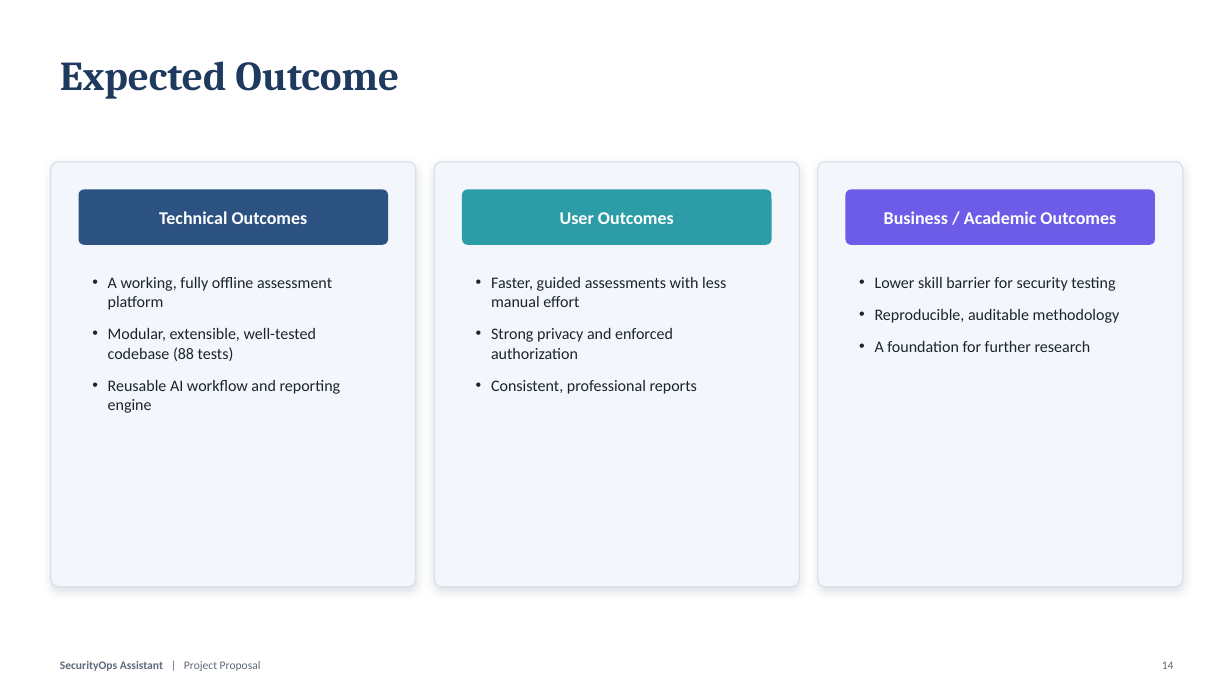
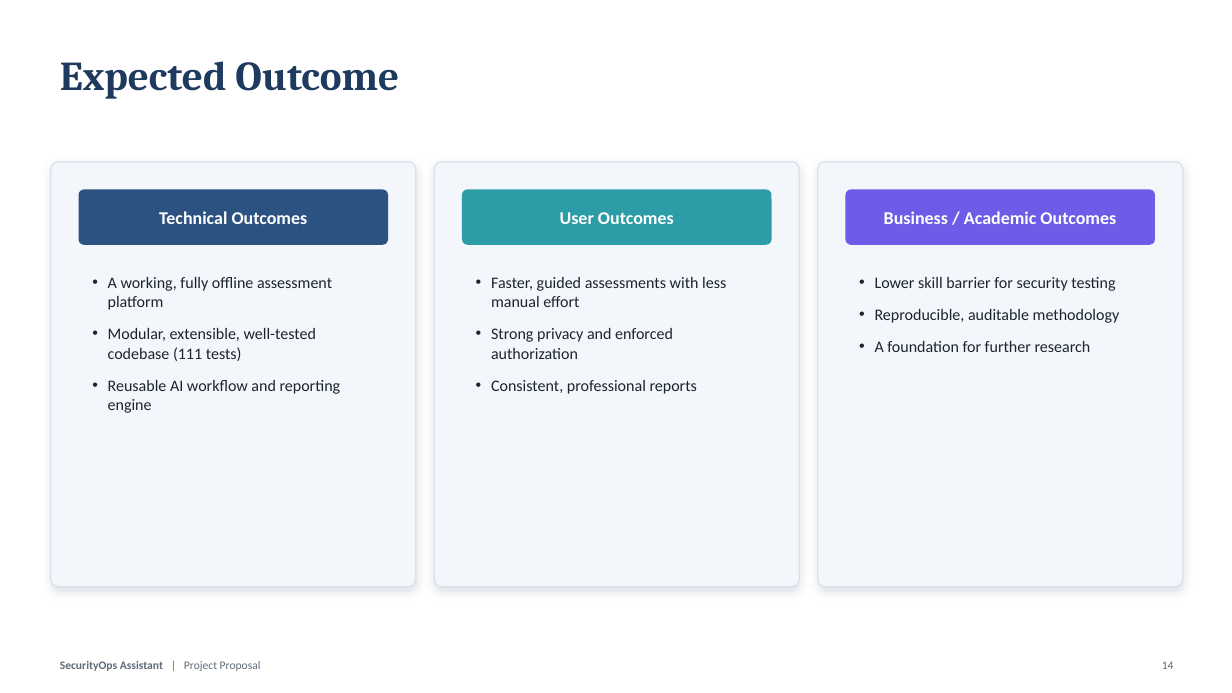
Before and after one commit to niyant07/SecurityOps-Assistant, a slide deck: slide 14 of SecurityOps-Assistant-Proposal.pptx. Drawn at 1232x693 pixels with LibreOffice and Linux fonts; fonts in the diff are those of the drawing. Boxes give left, top, right and bottom in pixels: in the first picture for what was removed or moved away, otherwise in the second. Text is boxed around its words. In the diff, an @@ line names an element or a change of style, - is before the commit and + after.

```diff
--- a/SecurityOps-Assistant-Proposal.pptx
+++ b/SecurityOps-Assistant-Proposal.pptx
@@ text at box(108, 328, 316, 361): text changed @@
-• Modular, extensible, well-tested codebase (88 tests)
+• Modular, extensible, well-tested codebase (111 tests)
```
Also in this commit, not shown: 3 other slides changed, 4 other files.
